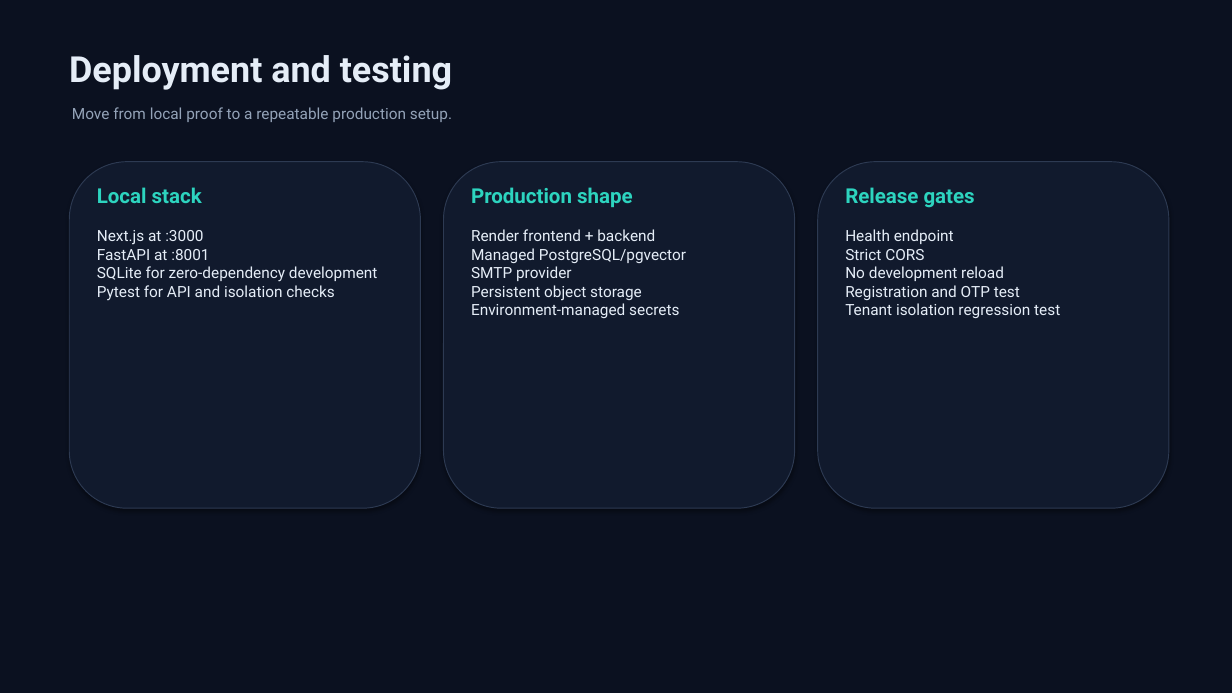
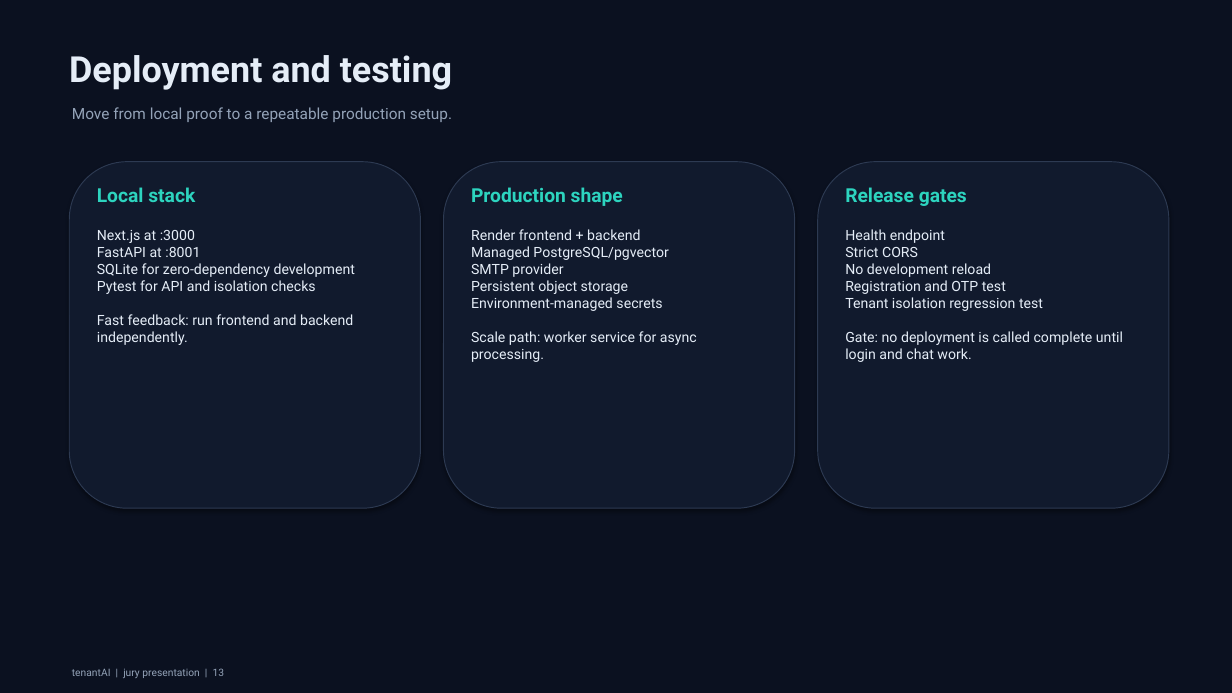
Before and after one commit to aksharganji23/tenantAI, a slide deck: slide 13 of presentation/SaaSsum_AI_Presentation.pptx. Drawn at 1232x693 pixels with LibreOffice and Linux fonts; fonts in the diff are those of the drawing. Boxes give left, top, right and bottom in pixels: in the first picture for what was removed or moved away, otherwise in the second. Text is boxed around its words. In the diff, an @@ line names an element or a change of style, - is before the commit and + after.

```diff
--- a/presentation/SaaSsum_AI_Presentation.pptx
+++ b/presentation/SaaSsum_AI_Presentation.pptx
@@ size 16 to 15 pt in 3 elements at bbox=[97, 187, 195, 202], bbox=[471, 187, 623, 206], bbox=[845, 187, 967, 206] @@
@@ text at bbox=[97, 230, 355, 345]: text changed; size 12 to 11 pt @@
-Next.js at :3000
-FastAPI at :8001
-SQLite for zero-dependency development
-Pytest for API and isolation checks
+Next.js at :3000
+FastAPI at :8001
+SQLite for zero-dependency development
+Pytest for API and isolation checks
+Fast feedback: run frontend and backend independently.
@@ text at bbox=[471, 229, 697, 362]: text changed; size 12 to 11 pt @@
-Render frontend + backend
-Managed PostgreSQL/pgvector
-SMTP provider
-Persistent object storage
-Environment-managed secrets
+Render frontend + backend
+Managed PostgreSQL/pgvector
+SMTP provider
+Persistent object storage
+Environment-managed secrets
+Scale path: worker service for async processing.
@@ text at bbox=[845, 229, 1123, 362]: text changed; size 12 to 11 pt @@
-Health endpoint
-Strict CORS
-No development reload
-Registration and OTP test
-Tenant isolation regression test
+Health endpoint
+Strict CORS
+No development reload
+Registration and OTP test
+Tenant isolation regression test
+Gate: no deployment is called complete until login and chat work.
@@ text added at bbox=[72, 668, 225, 678], 8 pt, text #94A3B8 @@
+tenantAI | jury presentation | 13
```
Also in this commit, not shown: 22 other slides changed, 1 other file.
